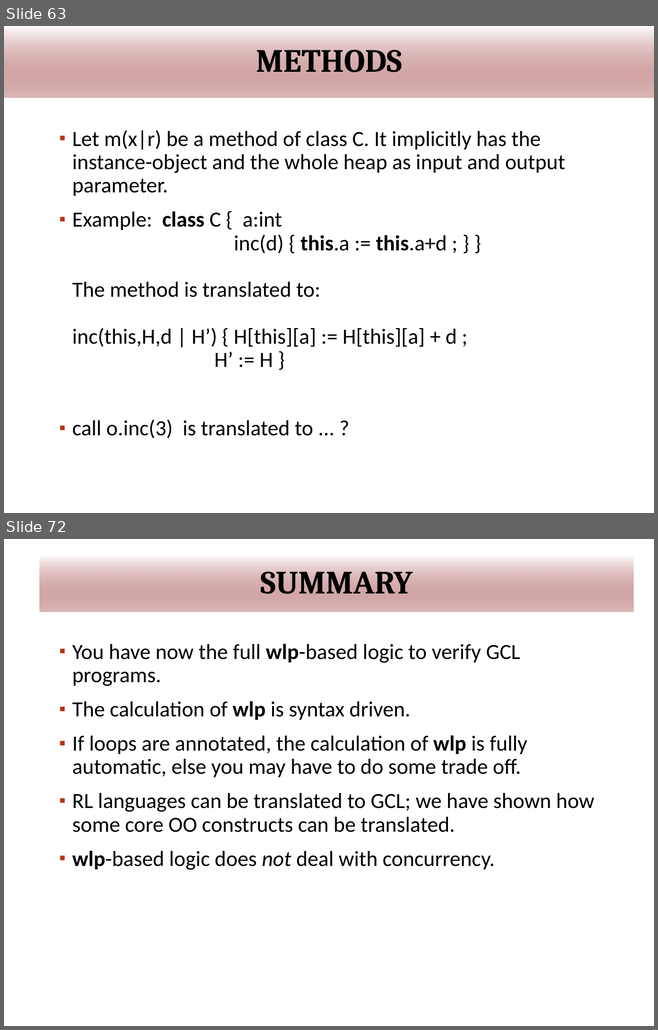
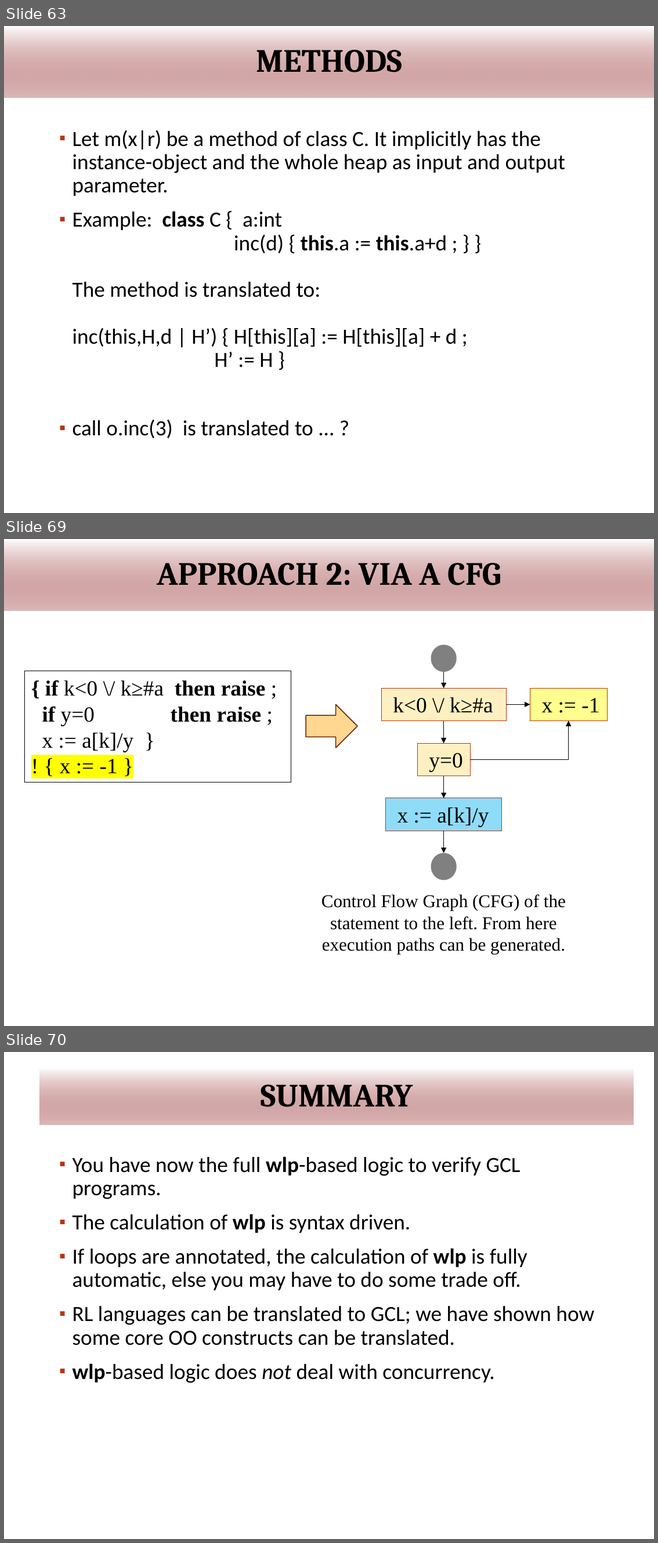
Before and after one commit to wooshrow/infopv, a slide deck: slides/PV_hoare.pptx. Shown one above the other, each under a label of ours: slides 63 and 72 before the commit, slides 63, 69 and 70 after it; the slides between them are not shown. The pictures are 658x1030 and 658x1543 pixels, drawn with LibreOffice and Linux fonts; fonts in the diff are those of the drawing; background and template pictures are left out. Boxes give left, top, right and bottom in pixels: in the first picture for what was removed or moved away, otherwise in the second. Text is boxed around its words. In the diff, an @@ line names an element or a change of style, - is before the commit and + after.

```diff
--- a/slides/PV_hoare.pptx
+++ b/slides/PV_hoare.pptx
@@ slide 69 added at [4, 539, 654, 1026], background #FFFFFF; not listed: 1 template element that a slide beside it also shows @@
@@ title added at [4, 539, 654, 610], fill gradient #FFFFFF to #7F0000, 36 pt, text #000000, bold @@
+APPROACH 2: VIA A CFG
@@ ellipse added at [431, 645, 456, 672], fill #808080 @@
@@ rectangle added at [25, 671, 291, 783], outline #000000 0.75 pt, 24 pt, text #000000 @@
+{ if k<0 \/ k≥#a then raise ;
+if y=0 then raise ;
+x := a[k]/y }
+! { x := -1 }
@@ elbow arrow added from (443, 672) to (443, 689), #000000 1 pt @@
@@ rectangle added at [381, 689, 506, 721], fill #FFF0C2, outline #B53513 0.75 pt, 24 pt, text #000000 @@
+k<0 \/ k≥#a
@@ rectangle added at [529, 689, 607, 721], fill #FFFF00 at 44% opacity, outline #B53513 0.75 pt, 24 pt, text #000000 @@
+x := -1
@@ right arrow added at [306, 705, 357, 748], fill #FFD791, outline #66210F 1 pt @@
@@ elbow arrow added from (506, 705) to (529, 705), #000000 1 pt @@
@@ elbow arrow added from (443, 721) to (443, 743), #000000 1 pt @@
@@ elbow arrow added from (470, 760) to (568, 721), #000000 1 pt @@
@@ rectangle added at [417, 743, 470, 776], fill #FFF0C2, outline #B53513 0.75 pt, 24 pt, text #000000 @@
+y=0
@@ elbow arrow added from (443, 776) to (443, 798), #000000 1 pt @@
@@ rectangle added at [385, 798, 502, 831], fill #00B0F0 at 44% opacity, outline #B53513 0.75 pt, 24 pt, text #000000 @@
+x := a[k]/y
@@ elbow arrow added from (443, 831) to (443, 853), #000000 1 pt @@
@@ ellipse added at [431, 853, 456, 881], fill #808080 @@
@@ text added at [321, 895, 565, 954], 20 pt, text #000000 @@
+Control Flow Graph (CFG) of the statement to the left. From here execution paths can be generated.
@@ page number added at [607, 984, 641, 1011], 11 pt, text #FFFFFF, bold @@
+69
@@ what was slide 72 is now slide 70 @@
```
Also in this commit, not shown: 6 slides changed, 3 slides removed, 1 other file.
